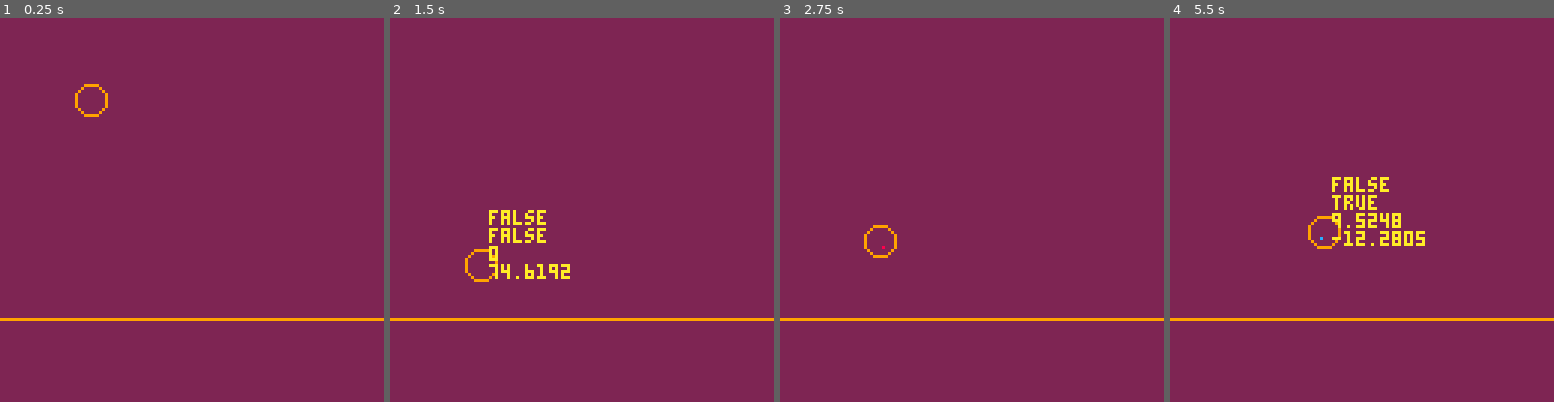
Above: before the commit, frames 1-4 (left to right).
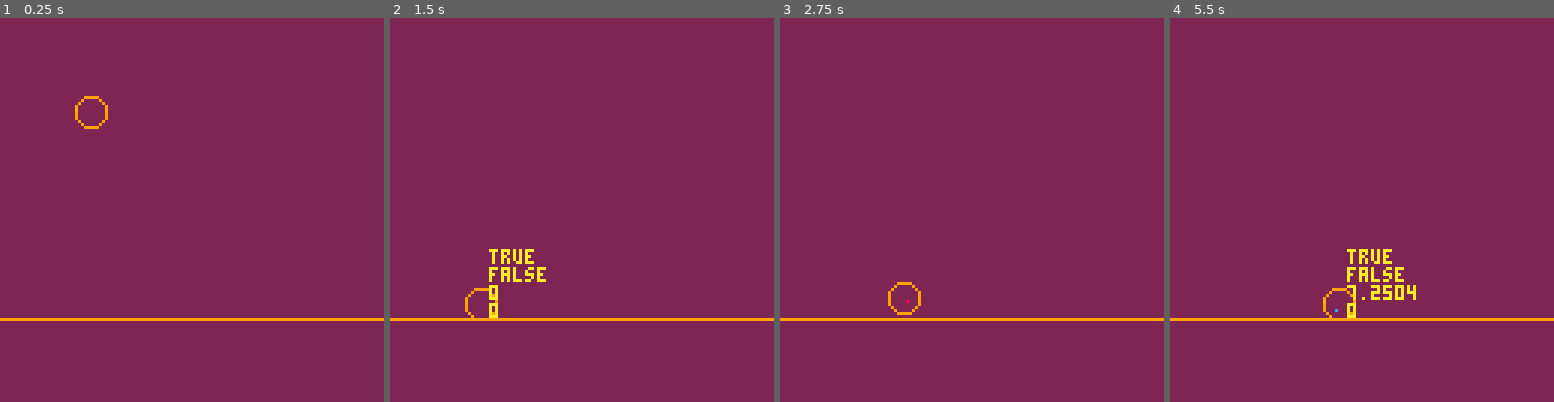
Above: after the commit, the same moments.

Repository: dr-jam/GamePlatforms
Game: PICO-8 cartridge carts/phys.p8
Two runs of this game, one before a commit and one after it. Both use one fixed random seed, a clock stepped at 60 frames per second and the inputs below.
Inputs:
- Up to frame 1 (0.25 s): no input
- Up to frame 2 (1.5 s): tap O (Z key) at 0.7 s
- Up to frame 3 (2.75 s): hold Right 1.6-2.1 s; tap O (Z key) at 1.7, 2.1, 2.5 s; hold Up 2.15-2.42 s; hold Right from 2.47 s (still down)
- Up to frame 4 (5.5 s): tap O (Z key) every 0.4 s from 2.9 to 5.3 s; release Right at 3.03 s; hold Left 3.08-3.58 s; hold Right 4.02-4.68 s; hold Up 4.73-5.03 s; hold Left from 5.08 s (still down)

The runs differ from the first frame. In frame 1, 0.3% of the frame differs, in the area x 19-29%, y 17-29%; in frame 2, 1.7%; in frame 3, 0.4%; in frame 4, 2.4%, in the area x 35-67%, y 41-79%.

Commit message:
Update phys.p8

Diff:
--- a/carts/phys.p8
+++ b/carts/phys.p8
@@ -1,11 +1,11 @@
 pico-8 cartridge // http://www.pico-8.com
-version 16
+version 43
 __lua__
 --controls debug printing
 debug_print = false
 
 --basic world parameters
-g = {x=0,y=49.2}
+g = {x=0,y=149.2}
 floor = 100
 drag = 4.5
 
@@ -19,7 +19,7 @@
 player.my = 0
 
 --player movement speed
-player.accel = 15
+player.accel = 40
 player.velx = 0
 player.vely = 0
 player.maxvel = 12
